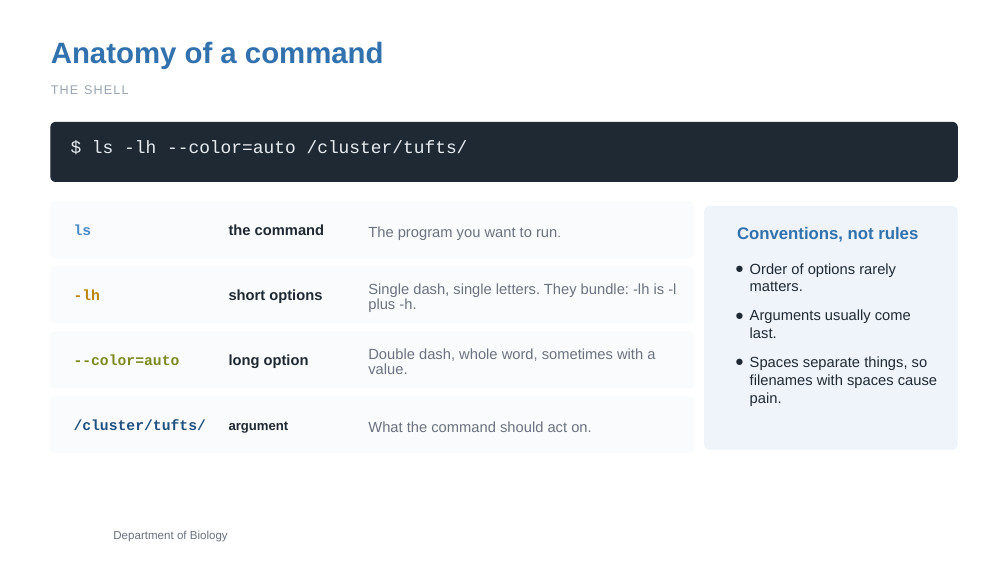
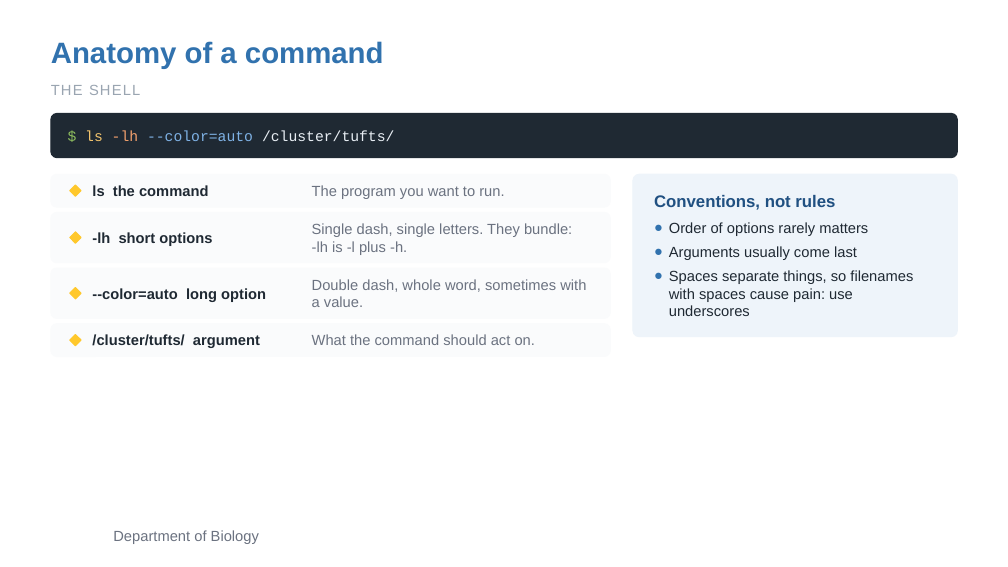
Before and after one commit to zhan4429/TuftsAppliedBioinfo, a slide deck: slide 9 of slides/week-01/Week01_Session1_CommandLine_Text_Git.pptx. Drawn at 1008x567 pixels with LibreOffice and Linux fonts; fonts in the diff are those of the drawing; background and template pictures are left out. Boxes give left, top, right and bottom in pixels: in the first picture for what was removed or moved away, otherwise in the second. Text is boxed around its words. In the diff, an @@ line names an element or a change of style, - is before the commit and + after.

```diff
--- a/slides/week-01/Week01_Session1_CommandLine_Text_Git.pptx
+++ b/slides/week-01/Week01_Session1_CommandLine_Text_Git.pptx
@@ text "THE SHELL" at (x1=51, y1=85, x2=140, y2=95): size 12 to 14 pt @@
@@ rounded rectangle resized from (x1=51, y1=123, x2=957, y2=181) to (x1=51, y1=113, x2=957, y2=158) @@
@@ text "$ ls -lh --color=auto /cluster/tufts/" moved from (x1=92, y1=141, x2=468, y2=153) to (x1=85, y1=130, x2=394, y2=141) @@
@@ text "$ ls -lh --color=auto /cluster/tufts/" at (x1=85, y1=130, x2=394, y2=141): size 17 to 14 pt; text colour #E8EDF2 to #8FBF5F in "$"; text colour #E8EDF2 to #F2C46D in "ls"; text colour #E8EDF2 to #F2A06D in "-lh"; text colour #E8EDF2 to #7FB2E5 in "--color=auto"; text colour #E8EDF2 to #E8EEF4 in "/cluster/tufts/"; line spacing 1 to 16.8pt; vertical alignment middle to top @@
@@ proportions changed in 6 elements at (x1=51, y1=113, x2=957, y2=158), (x1=51, y1=268, x2=610, y2=319), (x1=51, y1=212, x2=610, y2=263), (x1=51, y1=324, x2=610, y2=356), (x1=633, y1=175, x2=957, y2=337), (x1=51, y1=175, x2=610, y2=207) @@
@@ rounded rectangle resized from (x1=51, y1=397, x2=693, y2=453) to (x1=51, y1=175, x2=610, y2=207) @@
@@ text "The program you want to ..." moved from (x1=368, y1=226, x2=557, y2=240) to (x1=312, y1=185, x2=504, y2=199) @@
@@ text "The program you want to ..." at (x1=312, y1=185, x2=504, y2=199): size 11.5 to 14 pt in "run."; line spacing 15pt to 16.8pt @@
@@ rounded rectangle resized from (x1=705, y1=206, x2=957, y2=449) to (x1=633, y1=175, x2=957, y2=337) @@
@@ diamond added at (x1=70, y1=185, x2=81, y2=197), fill #FFC82C, outline #FFC82C 1 pt @@
@@ text at (x1=92, y1=185, x2=209, y2=196): text changed @@
-the command
+ls the command
@@ text "Conventions, not rules" moved from (x1=737, y1=227, x2=918, y2=242) to (x1=654, y1=195, x2=835, y2=210) @@
@@ text "Conventions, not rules" at (x1=654, y1=195, x2=835, y2=210): text colour #3172AE to #205081; line spacing 1 to 19.2pt; vertical alignment middle to top @@
@@ rounded rectangle resized from (x1=51, y1=202, x2=693, y2=258) to (x1=51, y1=212, x2=610, y2=263) @@
@@ diamond added at (x1=70, y1=232, x2=81, y2=243), fill #FFC82C, outline #FFC82C 1 pt @@
@@ text removed at (x1=74, y1=224, x2=92, y2=235) @@
-ls
@@ text at (x1=92, y1=232, x2=212, y2=246): text changed @@
-short options
+-lh short options
@@ text at (x1=312, y1=223, x2=572, y2=255): text changed @@
-Single dash, single letters. They bundle: -lh is -l plus -h.
+Single dash, single letters. They bundle: ‑lh is ‑l plus ‑h.
@@ text at (x1=669, y1=222, x2=913, y2=316): text changed @@
-● Order of options rarely matters.
-● Arguments usually come last.
-● Spaces separate things, so filenames with spaces cause pain.
+● Order of options rarely matters
+● Arguments usually come last
+● Spaces separate things, so filenames with spaces cause pain: use underscores
@@ rounded rectangle resized from (x1=51, y1=267, x2=693, y2=323) to (x1=51, y1=268, x2=610, y2=319) @@
@@ text "Double dash, whole word, sometimes ..." moved from (x1=368, y1=348, x2=655, y2=374) to (x1=312, y1=279, x2=586, y2=307) @@
@@ text "Double dash, whole word, sometimes ..." at (x1=312, y1=279, x2=586, y2=307): line spacing 15pt to 16.8pt @@
@@ diamond added at (x1=70, y1=287, x2=81, y2=299), fill #FFC82C, outline #FFC82C 1 pt @@
@@ text removed at (x1=74, y1=289, x2=100, y2=300) @@
--lh
@@ text at (x1=92, y1=288, x2=266, y2=302): text changed; font Courier New to Arial; text colour #7C8A1E to #1F2933 @@
---color=auto
+--color=auto long option
@@ rounded rectangle resized from (x1=51, y1=332, x2=693, y2=388) to (x1=51, y1=324, x2=610, y2=356) @@
@@ text "What the command should act ..." at (x1=312, y1=334, x2=535, y2=345): line spacing 15pt to 16.8pt @@
@@ text "What the command should act ..." moved from (x1=368, y1=421, x2=591, y2=432) to (x1=312, y1=334, x2=535, y2=345) @@
@@ diamond added at (x1=70, y1=334, x2=81, y2=346), fill #FFC82C, outline #FFC82C 1 pt @@
@@ text at (x1=92, y1=334, x2=260, y2=348): text changed; font Courier New to Arial; text colour #205081 to #1F2933 @@
-/cluster/tufts/
+/cluster/tufts/ argument
@@ text removed at (x1=229, y1=354, x2=309, y2=368) @@
-long option
@@ text removed at (x1=229, y1=421, x2=289, y2=433) @@
-argument
@@ text "Department of Biology" at (x1=113, y1=530, x2=259, y2=544): size 11 to 14 pt @@
```
Also in this commit, not shown: 19 other slides changed, 4 other files.
